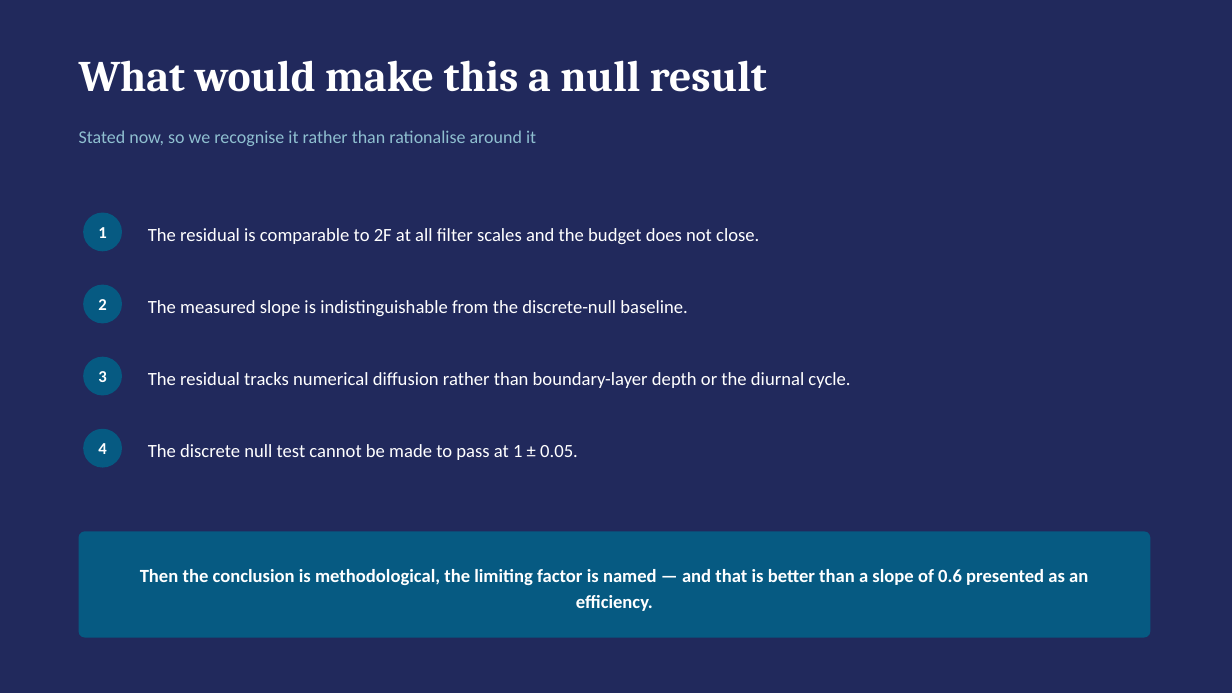
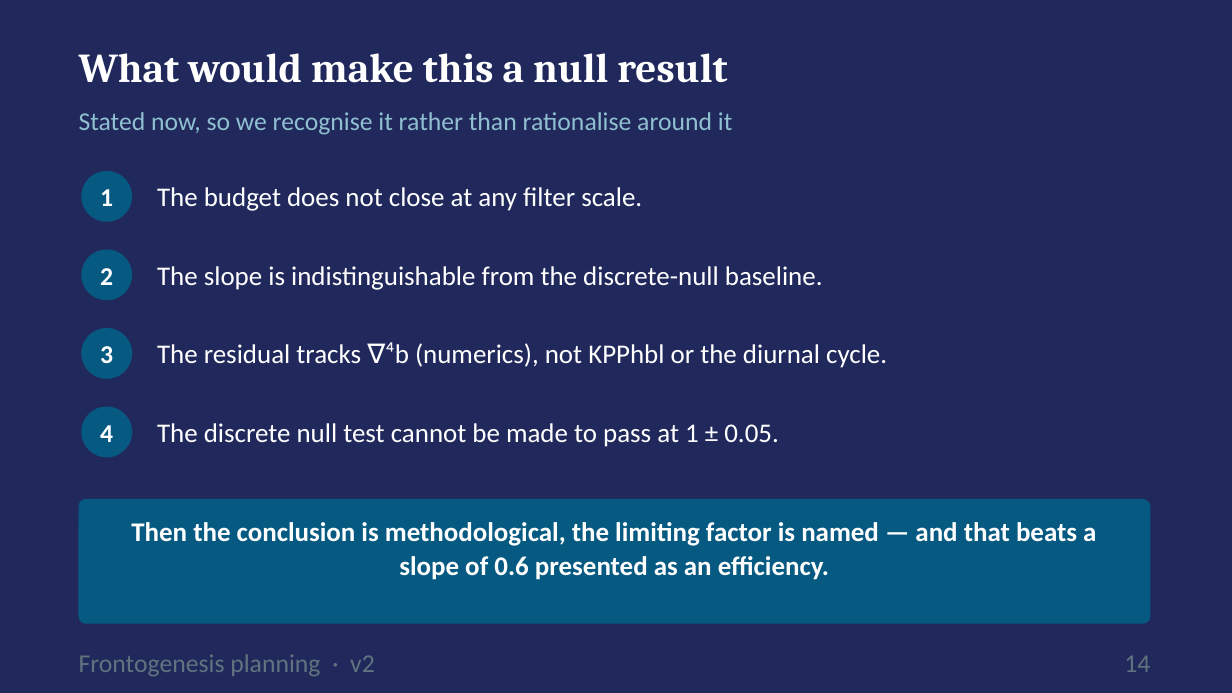
Before and after one commit to Sea-Meets-the-Stars/fronts, a slide deck: slide 14 of dev/frontogenesis/deck/Frontogenesis_Planning.pptx (slide 13 before the commit). Drawn at 1232x693 pixels with LibreOffice and Linux fonts; fonts in the diff are those of the drawing. Boxes give left, top, right and bottom in pixels: in the first picture for what was removed or moved away, otherwise in the second. Text is boxed around its words. In the diff, an @@ line names an element or a change of style, - is before the commit and + after.

```diff
--- a/dev/frontogenesis/deck/Frontogenesis_Planning.pptx
+++ b/dev/frontogenesis/deck/Frontogenesis_Planning.pptx
@@ text "What would make this a ...": place and size @@
-text "What would make this a ..." at [79, 60, 767, 92]
+text "What would make this a ..." at [79, 53, 727, 83]
@@ text "What would make this a ..." at [79, 53, 727, 83]: size 34 to 32 pt; line spacing 1 to 1.05; less space between paragraphs @@
@@ text "Stated now, so we recognise ...": place and size @@
-text "Stated now, so we recognise ..." at [79, 130, 536, 146]
+text "Stated now, so we recognise ..." at [79, 112, 732, 135]
@@ text "Stated now, so we recognise ..." at [79, 112, 732, 135]: size 14 to 20 pt; line spacing 1 to 1.05 @@
@@ size 13 to 20 pt in 4 elements at [81, 407, 132, 457], [81, 328, 132, 379], [81, 250, 132, 300], [81, 171, 132, 222] @@
@@ ellipse "1": place and size @@
-ellipse "1" at [83, 213, 122, 251]
+ellipse "1" at [81, 171, 132, 222]
@@ text at [157, 187, 642, 211]: text changed; size 14.5 to 21 pt @@
-The residual is comparable to 2F at all filter scales and the budget does not close.
+The budget does not close at any filter scale.
@@ ellipse "2": place and size @@
-ellipse "2" at [83, 285, 122, 323]
+ellipse "2" at [81, 250, 132, 300]
@@ text at [157, 266, 823, 290]: text changed; size 14.5 to 21 pt @@
-The measured slope is indistinguishable from the discrete-null baseline.
+The slope is indistinguishable from the discrete-null baseline.
@@ ellipse "3": place and size @@
-ellipse "3" at [83, 357, 122, 396]
+ellipse "3" at [81, 328, 132, 379]
@@ text at [157, 342, 887, 368]: text changed; size 14.5 to 21 pt @@
-The residual tracks numerical diffusion rather than boundary-layer depth or the diurnal cycle.
+The residual tracks ∇⁴b (numerics), not KPPhbl or the diurnal cycle.
@@ ellipse "4": place and size @@
-ellipse "4" at [83, 429, 122, 468]
+ellipse "4" at [81, 407, 132, 457]
@@ text "The discrete null test cannot ...": place and size @@
-text "The discrete null test cannot ..." at [148, 444, 578, 460]
+text "The discrete null test cannot ..." at [157, 423, 779, 447]
@@ text "The discrete null test cannot ..." at [157, 423, 779, 447]: size 14.5 to 21 pt; line spacing 1.25 to 1.05 @@
@@ rounded rectangle: place and size @@
-rounded rectangle at [79, 531, 1151, 638]
+rounded rectangle at [79, 499, 1151, 624]
@@ text at [131, 522, 1096, 580]: text changed; size 14.5 to 21 pt @@
-Then the conclusion is methodological, the limiting factor is named — and that is better than a slope of 0.6 presented as an efficiency.
+Then the conclusion is methodological, the limiting factor is named — and that beats a slope of 0.6 presented as an efficiency.
@@ text added at [79, 654, 375, 676], 20 pt, text #62737F @@
+Frontogenesis planning · v2
@@ text added at [1124, 656, 1150, 672], 20 pt, text #62737F @@
+14
```
Also in this commit, not shown: 8 other slides changed, 8 slides added, 4 slides removed, 3 other files.
